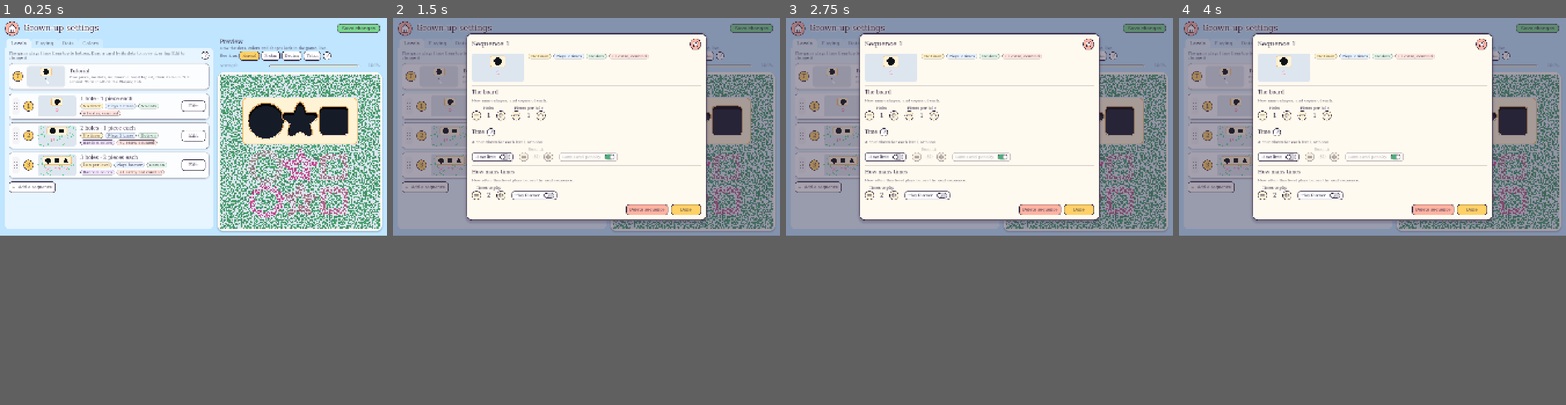
Above: before the commit, frames 1-4 (left to right).
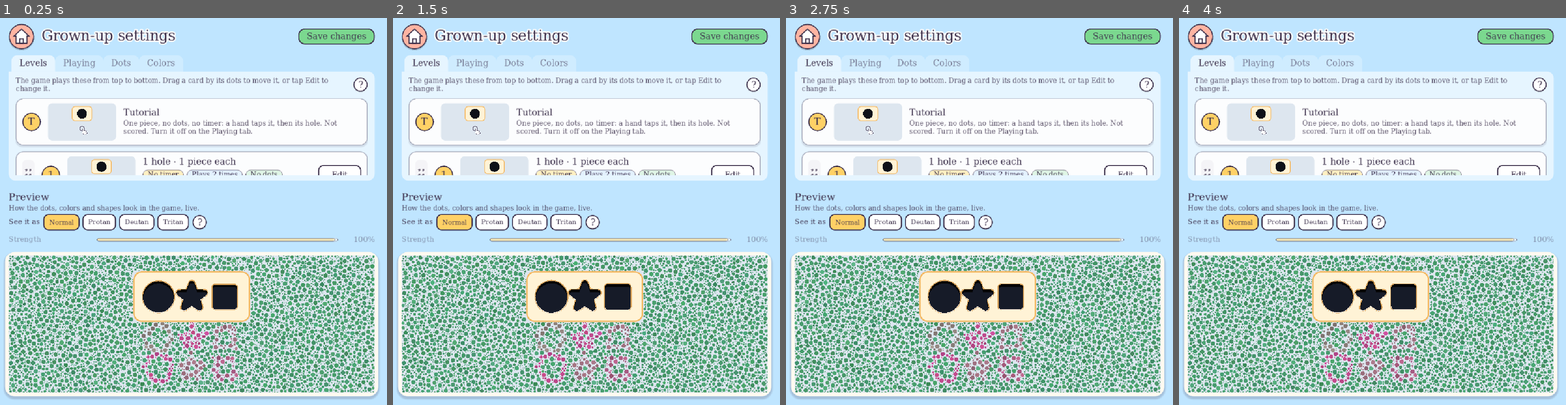
Above: after the commit, the same moments.

Repository: ooooonnnnn/Colorblind-Shape-Match
Game: Godot game, scene res://config.tscn
The game is run twice, just before and just after one commit, with the same random seed, the same clock (stepped at 60 frames per second) and the same inputs. This scene is started directly instead of the project's main scene.
Inputs:
- Up to frame 1 (0.25 s): no input
- Up to frame 2 (1.5 s): click "Edit" at 0.5 s; click "Edit" at 1.25 s
- Up to frame 3 (2.75 s): click "Edit" at 2 s
- Up to frame 4 (4 s): click "Normal" at 2.75 s; click "Normal" at 3.5 s
In our replay, the window is 800x450 before the commit and 800x800 after it. These sizes can differ from the game's own. Grey fills any space a smaller window leaves; there, only what the larger window draws over its background counts as a difference.

The runs differ from the first frame. In frame 1, 63% of the frame differs, in the area x 0-100%, y 0-100%; in frame 2, 75%; in frame 3, 75%; in frame 4, 75%.

Commit message:
Scale every screen to any window or device shape
The design size is now 1080x1080 with the aspect set to expand, so the
shorter side always maps to 1080 units and the longer one grows to fit:
wide phones, 4:3 tablets, monitors and upright screens all fill the
window with nothing stretched or cut off. Before, anything narrower than
16:9 was shrunk to fit a 1920 unit width.

On narrow pages the settings put the preview under the tabs, the stats
cards and header go compact, and pop-ups keep a readable width. A level
whose row of holes would not fit across the board shrinks its shapes
for that level (ShapeView.fit_scale), as on an upright phone with four
holes.

Co-Authored-By: Claude Opus 5.5 <noreply@anthropic.com>

Diff:
--- a/config.tscn
+++ b/config.tscn
@@ -153,7 +153,7 @@
 theme_override_styles/pressed = SubResource("StyleBox_save")
 text = "Save changes"
 
-[node name="Columns" type="HBoxContainer" parent="Margin/Page"]
+[node name="Columns" type="BoxContainer" parent="Margin/Page"]
 layout_mode = 2
 size_flags_vertical = 3
 theme_override_constants/separation = 32
--- a/project.godot
+++ b/project.godot
@@ -22,9 +22,12 @@
 
 [display]
 
-window/size/viewport_width=1920
+window/size/viewport_width=1080
 window/size/viewport_height=1080
+window/size/window_width_override=1920
+window/size/window_height_override=1080
 window/stretch/mode="canvas_items"
+window/stretch/aspect="expand"
 
 [internationalization]
 
--- a/scripts/config.gd
+++ b/scripts/config.gd
@@ -24,6 +24,7 @@
 const CHIP_COLORS := {"time": Color("fff0c2"), "plays": Color("e3f1ff"), "dots": Color("dff5e5"), "colors": Color("f3e6ff"), "extra": Color("ffe4dc")}
 const CHANNEL_NAMES := {"hue": "Hue", "saturation": "Saturation", "value": "Brightness"}
 const PART_NAMES := {"background": "Background dots", "shapes": "Shape dots"}
+const NARROW := 1300.0  # px; a page narrower than this puts the preview under the tabs
 const CHECK_EVERY := 0.25  # seconds between checks for unsaved changes
 const EDGE_SCROLL := 90.0  # px from the list's top or bottom edge where a dragged card scrolls it
 const EDGE_SPEED := 700.0  # px/s it scrolls at, right at the edge
@@ -51,6 +52,7 @@
 @onready var preview: Panel = %Preview
 @onready var tray: Panel = %Tray
 @onready var dots: Dots = $Dots
+@onready var columns: BoxContainer = $Margin/Page/Columns
 
 var _rows: Array[Dictionary] = []  # each level sequence's card, editor and controls, by field
 var _level_list := VBoxContainer.new()
@@ -106,6 +108,8 @@
 	_build_vision_controls()
 	back.activated.connect(_on_back)
 	save.pressed.connect(_save)
+	resized.connect(_fit_columns)
+	_fit_columns()
 	_clean = _state()
 
 
@@ -1114,6 +1118,16 @@
 
 # ---------- Saving and leaving ----------
 
+## Side by side on a wide screen; on a narrow one, as an upright phone or
+## window, the preview goes under the tabs, which take the room left.
+func _fit_columns() -> void:
+	var narrow := size.x < NARROW
+	columns.vertical = narrow
+	tabs.size_flags_vertical = Control.SIZE_EXPAND_FILL
+	preview.get_parent().custom_minimum_size.y = 560.0 if narrow else 0.0
+	preview.get_parent().size_flags_vertical = Control.SIZE_FILL if narrow else Control.SIZE_EXPAND_FILL
+
+
 ## Everything Save writes, as text, to tell whether anything changed since.
 func _state() -> String:
 	return var_to_str([_levels(), dots.max_radius, dots.gap, dots.fill, dots.board_color, dots.noise, _groups,
--- a/scripts/main.gd
+++ b/scripts/main.gd
@@ -196,6 +196,24 @@
 	return Vector2.INF
 
 
+## Shrinks the level's shapes (ShapeView.fit_scale) until the row of holes,
+## with its tray, fits across the board with the pieces' edge gap to spare.
+## The row's gaps include fixed pixels, so it takes a few rounds to settle.
+func _fit_holes(shapes: Array) -> void:
+	ShapeView.fit_scale = 1.0
+	var room := board_size.x - 2 * EDGE_GAP
+	for _round in 4:
+		var side := ShapeView.side_for(board_size)
+		var radii: Array[float] = []
+		for shape in shapes:
+			radii.append(Shapes.radius(shape.points) * side)
+		var spots := _hole_row(radii, radii.max() * 2, 0.0)
+		var width := _bounds(spots, radii).grow(side * ShapeView.outline_percent / 200 + TRAY_PADDING).size.x
+		if width <= room:
+			return
+		ShapeView.fit_scale *= room / width * 0.98
+
+
 ## Positions the tray behind the holes, anchored so it follows board resizes.
 func _place_tray(rect: Rect2) -> void:
 	tray.anchor_left = rect.position.x / board_size.x
@@ -250,6 +268,7 @@
 	star_bar.total = _left_to_clear
 
 	var shapes := Shapes.pick(hole_count)
+	_fit_holes(shapes)
 	var side := ShapeView.side_for(board_size)
 	var hole_radii: Array[float] = []
 	for shape in shapes:
--- a/scripts/popup_card.gd
+++ b/scripts/popup_card.gd
@@ -15,6 +15,7 @@
 ## Above the dot filter (100) and effects (101), which would otherwise cover
 ## it, and below ColorVision (128), so color blind mode shows on it too.
 const LAYER := 110
+const MIN_WIDTH := 720.0  # px; narrower screens give the window this much, or nearly all they have
 const THEME := preload("res://ui_theme.tres")  # a CanvasLayer cuts it off from the page's own
 
 var body := VBoxContainer.new()
@@ -23,6 +24,7 @@
 var _scroll := ScrollContainer.new()
 var _title := Label.new()
 var _closed := false
+var _width := 0.6  # the window's share of the screen's width, at least MIN_WIDTH
 
 
 ## Opens a window with a title over the whole screen, width as a fraction of
@@ -30,8 +32,7 @@
 static func open(parent: Node, title: String, width := 0.6) -> PopupCard:
 	var popup := PopupCard.new()
 	popup._title.text = title
-	popup._window.anchor_left = (1.0 - width) / 2
-	popup._window.anchor_right = 1.0 - (1.0 - width) / 2
+	popup._width = width
 	var layer := CanvasLayer.new()
 	layer.layer = LAYER
 	parent.add_child(layer)
@@ -121,6 +122,8 @@
 
 
 func _ready() -> void:
+	resized.connect(_fit_width)
+	_fit_width()
 	# Short windows shrink to fit their contents, centered, rather than fill the
 	# page. Wrapped text knows its height only once it has its width, a frame in.
 	await get_tree().process_frame
@@ -144,6 +147,16 @@
 	t.tween_property(_window, "scale", Vector2.ONE, OPEN_TIME).from(Vector2.ONE * 0.85).set_trans(Tween.TRANS_BACK).set_ease(Tween.EASE_OUT)
 
 
+## Keeps the window at its share of the screen's width, but never narrower
+## than MIN_WIDTH, or 94% of a screen narrower than that.
+func _fit_width() -> void:
+	var share := _width
+	if size.x > 0:
+		share = clampf(maxf(_width, MIN_WIDTH / size.x), 0.0, 0.94)
+	_window.anchor_left = (1.0 - share) / 2
+	_window.anchor_right = 1.0 - (1.0 - share) / 2
+
+
 ## A paragraph in the body, in the readable size.
 func add_text(text: String, muted := false) -> Label:
 	var label := Label.new()
--- a/scripts/shape_view.gd
+++ b/scripts/shape_view.gd
@@ -19,6 +19,9 @@
 ## hollow so they are harder to spot in the dot filter; bolder is easier, and
 ## much thinner the line slips between dot centers, where the filter samples.
 static var outline_percent := 26.0
+## Shrinks shapes below side_fraction for a level whose row of holes would
+## not fit across the board otherwise, as on an upright phone (see main.gd).
+static var fit_scale := 1.0
 
 var is_piece := false
 var shape_name := ""
@@ -116,6 +119,7 @@
 
 ## Reads side_fraction and outline_percent from CONFIG_PATH.
 static func load_size() -> void:
+	fit_scale = 1.0
 	var data = JSON.parse_string(FileAccess.get_file_as_string(SettingsFile.read_path(CONFIG_PATH)))
 	if not data is Dictionary:
 		push_error("Bad or missing shape size in %s" % CONFIG_PATH)
@@ -144,7 +148,7 @@
 
 ## Side length in pixels of a piece or hole on a board of this size.
 static func side_for(board_size: Vector2) -> float:
-	return minf(board_size.x, board_size.y) * side_fraction
+	return minf(board_size.x, board_size.y) * side_fraction * fit_scale
 
 
 func _update_layout() -> void:
--- a/scripts/stats_screen.gd
+++ b/scripts/stats_screen.gd
@@ -22,6 +22,7 @@
 const TRACK := Color(0.231373, 0.184314, 0.290196, 0.12)  # empty part of a chart
 const BASELINE_PLATE := {"background": Color("c9ccd3"), "colors": [Color("3b2f4a")]}  # the shapes in plain sight
 const EXTRA_PLATE := {"background": Color("559c68"), "colors": [Color("6693ab"), Color("4d9f37")]}  # off the confusion lines
+const NARROW := 1300.0  # px; a page narrower than this gets compact cards
 const ABOUT_VERDICTS := "Each color group is made for one type of color blindness: its pieces blend into the dots for t …(384 unchanged characters)…
 const ABOUT_CHECKS := "Extra shapes are pieces every type of color vision can see, shown in the same filtered levels. N …(234 unchanged characters)…
 const ABOUT_DISCLAIMER := "Screens can't show calibrated test colors, and a diagnosis needs printed plates under daylight (D65) lighting, checked by a professional. Treat a flagged group as a reason to see an eye care professional, not as a result."
@@ -35,6 +36,7 @@
 @onready var disclaimer: Label = $Margin/Rows/Disclaimer
 
 var _details: PopupCard  # the open details pop-up, or null
+var _narrow := false  # the cards are built compact, for a narrow page
 
 
 func _ready() -> void:
@@ -57,7 +59,23 @@
 	disclaimer.autowrap_mode = TextServer.AUTOWRAP_OFF
 	disclaimer.text = "A game, not a diagnosis: a flagged group is a reason to see an eye care professional."
 	footer.add_child(InfoButton.new("A game, not a diagnosis", ABOUT_DISCLAIMER))
+	summary_label.autowrap_mode = TextServer.AUTOWRAP_WORD_SMART
+	_narrow = size.x < NARROW
+	if _narrow:
+		_compact_header()
+	resized.connect(func():
+		if (size.x < NARROW) != _narrow:
+			_narrow = size.x < NARROW
+			_compact_header()
+			_build()
+	)
 	_build()
+
+
+## Narrower Export and Clear buttons, so the header fits a narrow page.
+func _compact_header() -> void:
+	for b in [export_button, clear]:
+		b.custom_minimum_size.x = 170.0 if _narrow else 220.0
 
 
 ## Asks where to save all the records as an Excel workbook, one sheet per
@@ -157,11 +175,11 @@
 
 	var card := PanelContainer.new()
 	var row := HBoxContainer.new()
-	row.add_theme_constant_override("separation", 24)
+	row.add_theme_constant_override("separation", 14 if _narrow else 24)
 	card.add_child(row)
 
 	var plate: Control = GroupPlate.new()
-	plate.custom_minimum_size = Vector2(124, 124)
+	plate.custom_minimum_size = Vector2.ONE * (84 if _narrow else 124)
 	plate.size_flags_vertical = Control.SIZE_SHRINK_CENTER
 	plate.background = plate_colors.background
 	plate.colors = plate_colors.colors
@@ -185,13 +203,13 @@
 	middle.add_child(_wrapped(reading.lines[0], Icons.INK, 21))
 
 	var numbers := HBoxContainer.new()
-	numbers.add_theme_constant_override("separation", 36)
+	numbers.add_theme_constant_override("separation", 18 if _narrow else 36)
 	var outcome := VBoxContainer.new()
 	outcome.size_flags_horizontal = Control.SIZE_EXPAND_FILL
 	outcome.size_flags_vertical = Control.SIZE_SHRINK_CENTER
 	outcome.add_theme_constant_override("separation", 6)
 	var bar := OutcomeBar.new()
-	bar.custom_minimum_size = Vector2(220, 22)
+	bar.custom_minimum_size = Vector2(140 if _narrow else 220, 22)
 	bar.mouse_filter = Control.MOUSE_FILTER_PASS
 	bar.counts = [g.found - g.late, g.late, g.seen, g.missed]
 	outcome.add_child(bar)
@@ -205,7 +223,7 @@
 
 	var more := Button.new()
 	more.text = "See details"
-	more.custom_minimum_size = Vector2(170, 56)
+	more.custom_minimum_size = Vector2(130 if _narrow else 170, 56)
 	more.size_flags_vertical = Control.SIZE_SHRINK_CENTER
 	more.add_theme_font_size_override("font_size", 20)
 	more.pressed.connect(_open_details.bind(summary, id, title, subtitle, plate_colors, names))
@@ -404,7 +422,7 @@
 
 func _tile(value: String, caption: String, color: Color) -> VBoxContainer:
 	var tile := VBoxContainer.new()
-	tile.custom_minimum_size = Vector2(110, 0)
+	tile.custom_minimum_size = Vector2(90 if _narrow else 110, 0)
 	tile.add_theme_constant_override("separation", 0)
 	var big := Label.new()
 	big.text = value
Not shown, changed: CLAUDE.md
